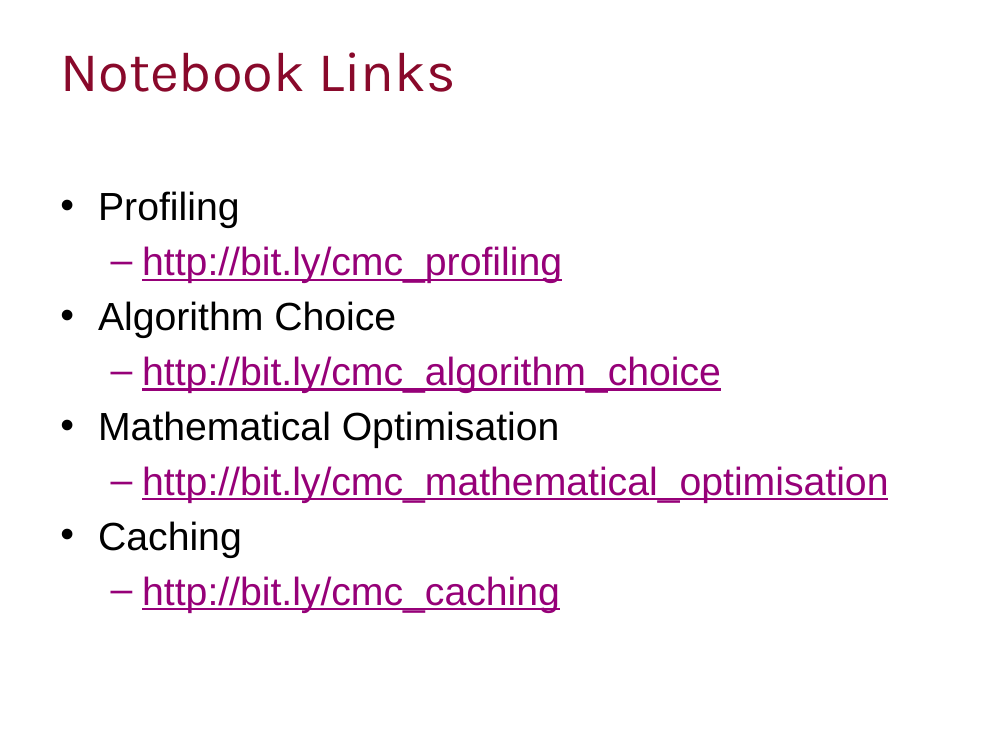
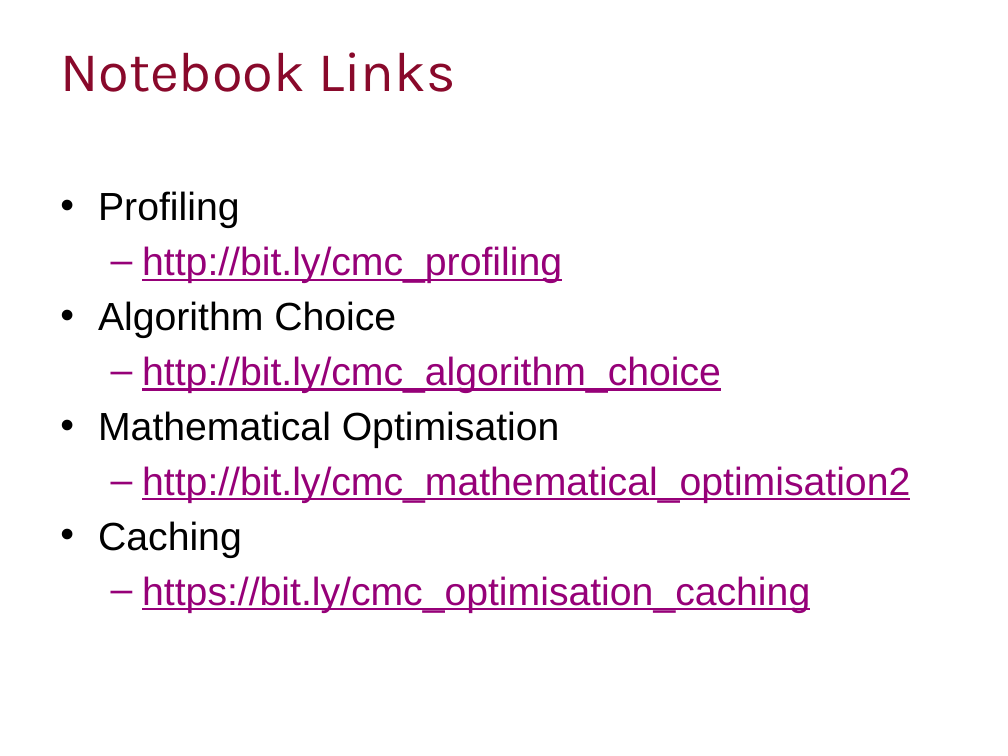
Before and after one commit to ImperialCollegeLondon/RCDS-profiling-and-optimisation-in-python, a slide deck: slide 3 of Proifling and Optimisation in Python Slides.pptx. Drawn at 1008x756 pixels with LibreOffice and Linux fonts; fonts in the diff are those of the drawing; background and template pictures are left out. Boxes give left, top, right and bottom in pixels: in the first picture for what was removed or moved away, otherwise in the second. Text is boxed around its words. In the diff, an @@ line names an element or a change of style, - is before the commit and + after.

```diff
--- a/Proifling and Optimisation in Python Slides.pptx
+++ b/Proifling and Optimisation in Python Slides.pptx
@@ text at (142, 466, 910, 503): text changed @@
-  – http://bit.ly/cmc_mathematical_optimisation
+  – http://bit.ly/cmc_mathematical_optimisation2
@@ text at (142, 576, 810, 613): text changed @@
-  – http://bit.ly/cmc_caching
+  – https://bit.ly/cmc_optimisation_caching
```
Also in this commit, not shown: 6 other files.
